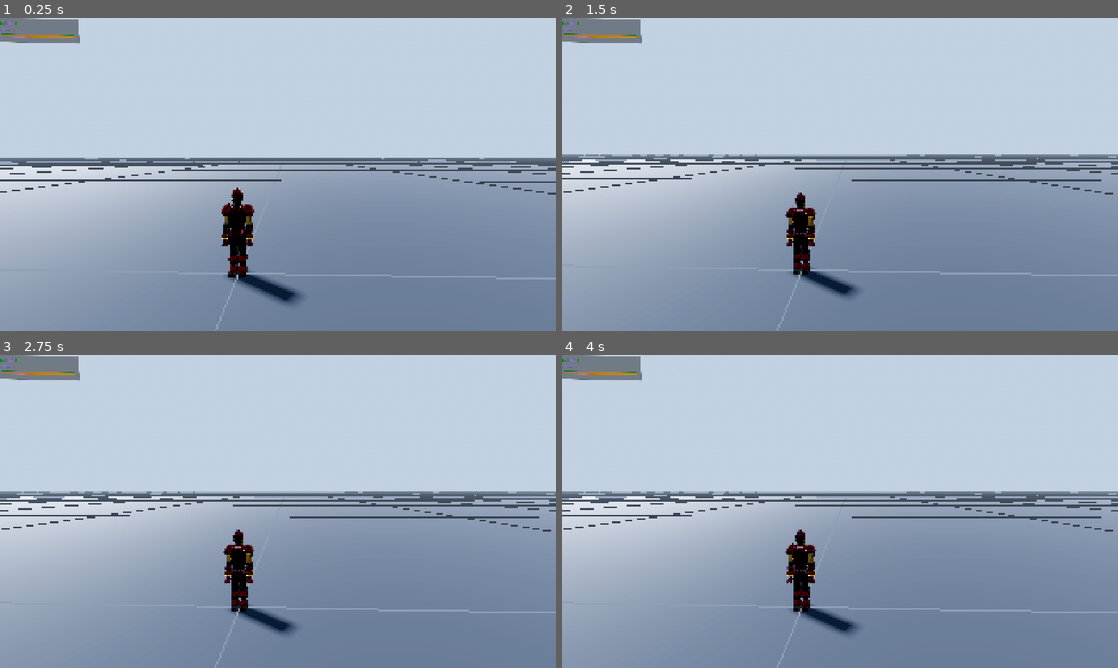
Above: before the commit, frames 1-4 (two rows, left to right).
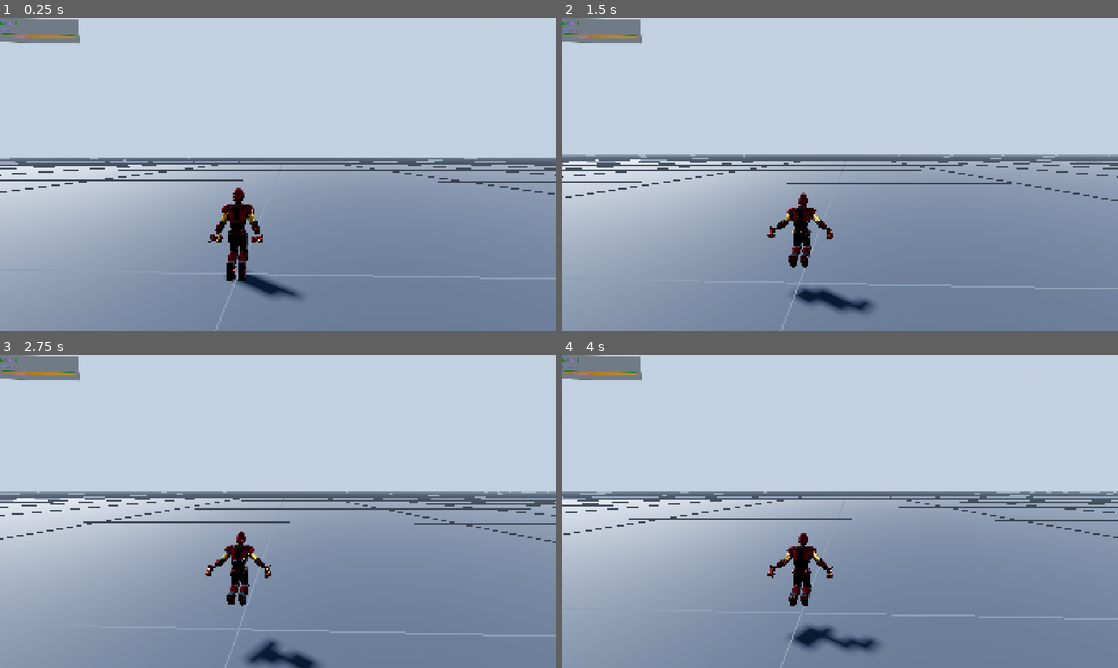
Above: after the commit, the same moments.

Repository: JerzySukiennik/mark-zero-godot
Game: Godot game, scene res://scenes/world/arena.tscn
Two runs of this game, one before a commit and one after it. Both use one fixed random seed, a clock stepped at 60 frames per second and the inputs below.
Inputs (mouse positions are in pixels of both pictures, inside the frame that each line leads up to):
- Up to frame 1 (0.25 s): no input
- Up to frame 2 (1.5 s): move the mouse to (962, 158) at 0.52 s; click (962, 158) at 0.67 s; drag from (728, 190) to (812, 237) at 1.27 s
- Up to frame 3 (2.75 s): move the mouse to (333, 442) at 2.02 s; click (333, 442) at 2.17 s
- Up to frame 4 (4 s): drag from (812, 574) to (673, 464) at 2.77 s; move the mouse to (1006, 558) at 3.52 s; click (1006, 558) at 3.67 s

The runs differ from the first frame. In frame 1, 1.5% of the frame differs, in the area x 0-100%, y 44-92%; in frame 2, 6.6%; in frame 3, 6.6%, in the area x 0-100%, y 43-100%; in frame 4, 6.2%.

Commit message:
Hovering is a fight the suit is winning, not a levitation
It hung in the air like a statue on an invisible pole. Jurek, with a reference clip:
"teraz w grze po prostu lewituje, a powinien być żywy i korygować."

The fix is not to animate a wobble. A sine wave reads as mechanical precisely because
nothing causes it, and the eye is very good at telling driven motion from decorative
motion. So the suit is DISTURBED and then CORRECTS: a slow wandering force pushes it off
station and an under-damped servo pushes back, arriving with something left over and
having to come back again. What you see is the argument between them, which has a
different shape and rhythm from the sines underneath it.

The arms answer the servo, not a timer. poses.gd reads the correction being applied this
instant and swings the shoulders, elbows, hips and neck off it, so the limbs move BECAUSE
the body was pushed. They swing WITH the correction rather than bracing against it: a
stabilised aircraft points its thrust where it needs to go, and the palms here are the
control surfaces.

Three real bugs found on the way, all by the test rather than by looking:

Hovering required the suit to already be slow, which never happened — let go of the stick
in mid-air and it falls, falling is not slow, so the stabiliser never engaged. Hovering is
now the default airborne state: stopping in the air is the entire point of the machine.

Position error alone cannot hold anything up. Gravity is applied after the servo and won
every time, so the first version sank steadily while faithfully correcting its horizontal
position. It now carries its own weight and corrects around that, and only the correction
is published to the poses — otherwise the arms would lean permanently because the suit is
holding itself up.

And the one that hid the other two: Vector3 is a VALUE type in GDScript, so `_hover` took
the force vector, added to it, and edited a copy that was discarded on return. The
stabiliser ran, published corrections, moved the arms, and applied no force whatsoever.
The suit fell 119 m in fifteen seconds while pretending to hold station. It returns the
force now.

Measured: wanders 0.64 x 1.31 x 1.24 m, ends 0.69 m from where it started, 3.74 degrees
of shoulder answering the corrections.

Co-Authored-By: Claude Opus 5 <noreply@anthropic.com>

Diff:
--- a/game/scripts/flight/flight_model.gd
+++ b/game/scripts/flight/flight_model.gd
@@ -64,6 +64,37 @@
 var boost_active := 0.0
 var _boost_t := 0.0
 var ground_y := 0.0                ## set by the owner each step from the world
+
+## ---- HOVERING IS A FIGHT, NOT A STATE ----------------------------------------------
+##
+## A suit parked in the air reads as levitating — a statue on an invisible pole — because
+## nothing is happening to it. Jurek: "teraz w grze po prostu lewituje, a powinien być żywy
+## i korygować."
+##
+## The cure is NOT to animate a wobble. A sine wave looks mechanical precisely because
+## nothing causes it, and the eye is very good at telling a driven motion from a decorative
+## one. So the suit is DISTURBED and then CORRECTS: a slow wandering force pushes it off
+## station, a servo pushes back, and the servo is deliberately under-damped so it overshoots
+## slightly and has to come back. The visible result is a machine holding its place by
+## working at it, which is what the reference footage shows and what a real stabilised
+## aircraft does.
+##
+## Everything downstream gets this for free: poses.js reads the correction the servo is
+## applying and swings the arms to counter it, so the limbs move BECAUSE the body was pushed.
+var hover_anchor := Vector3.ZERO
+var hover_active := false
+## The force the stabiliser is applying right now, body axes, normalised roughly to -1..1.
+## The pose system drives the arms off this.
+var hover_correction := Vector3.ZERO
+var _turb_t := 0.0
+
+## How far it is allowed to wander before the servo really insists, in metres.
+const HOVER_SLACK := 0.55
+## Under-damped on purpose: at 1.0 it would glide to a stop and look dead again.
+const HOVER_DAMPING := 0.55
+const HOVER_STIFFNESS := 3.2
+## How hard the air pushes it around while hovering.
+const TURBULENCE := 1.35
 
 ## Derived drag constants, rebuilt whenever the armour changes.
 var _k_fwd := 0.0
@@ -189,6 +220,9 @@
 		var lift := _lift_k * rho * vmag * vmag * sin(2.0 * alpha) * (fwd_comp / vmag)
 		f.y += clampf(lift, -3.0 * spec.mass * G, 3.0 * spec.mass * G)
 
+	# ---- station keeping, while hovering -------------------------------------------------
+	f += _hover(delta, cmd)
+
 	# ---- integrate ----------------------------------------------------------------------
 	var world_f := basis_ * f
 	world_f.y -= G * spec.mass
@@ -198,6 +232,71 @@
 	velocity += accel * delta
 	position += velocity * delta
 	_resolve_ground()
+
+## Hold a point in the air, badly enough to be interesting.
+## RETURNS the force to add, rather than taking `f` and modifying it. Vector3 is a VALUE
+## type in GDScript, so a function that takes one and adds to it is quietly editing a copy
+## that is discarded on return — the stabiliser ran correctly, published its corrections,
+## moved the arms, and applied exactly no force at all. The suit fell 119 m in fifteen
+## seconds while faithfully pretending to hold station.
+func _hover(delta: float, cmd: Dictionary) -> Vector3:
+	var asking: float = absf(cmd.get("thrust", 0.0)) + absf(cmd.get("lateral", 0.0)) \
+		+ absf(cmd.get("vertical", 0.0)) + absf(cmd.get("retro", 0.0))
+	# HOVERING IS THE DEFAULT AIRBORNE STATE, not a special slow-speed case.
+	#
+	# The first cut required the suit to already be slow, which never happened: let go of the
+	# stick in mid-air and it fell, and falling is not slow, so the stabiliser never engaged
+	# and it dropped 119 m in fifteen seconds. That is a helicopter losing power, not Iron
+	# Man. In every reference he stops and STAYS — stopping in the air is the whole point of
+	# the machine.
+	#
+	# So: airborne and not being asked to go anywhere means hold station, whatever the
+	# current speed. The auto-brake kills the speed and this holds what is left.
+	var want := not grounded and asking < 0.15
+	if not want:
+		hover_active = false
+		hover_correction = hover_correction.lerp(Vector3.ZERO, 1.0 - exp(-delta / 0.25))
+		return Vector3.ZERO
+	if not hover_active:
+		hover_active = true
+		hover_anchor = position
+
+	_turb_t += delta
+	# Three incommensurate frequencies per axis. This is the DISTURBANCE, not the motion —
+	# what you actually see is the servo's answer to it, which is a different shape and a
+	# different rhythm from the sines that caused it.
+	var turb := Vector3(
+		sin(_turb_t * 0.41) * 0.6 + sin(_turb_t * 1.13 + 2.0) * 0.4,
+		sin(_turb_t * 0.29 + 1.1) * 0.7 + sin(_turb_t * 0.87) * 0.3,
+		sin(_turb_t * 0.53 + 0.4) * 0.6 + sin(_turb_t * 1.31 + 3.3) * 0.4
+	) * TURBULENCE
+
+	# The servo. Spring towards the anchor, damped — but under-damped, so it arrives with
+	# something left over and has to come back. That overshoot is the whole effect.
+	var err := hover_anchor - position
+	# Inside the slack it barely tries, which is what stops it looking magnetically pinned.
+	var pull := err * HOVER_STIFFNESS
+	if err.length() < HOVER_SLACK:
+		pull *= err.length() / HOVER_SLACK
+	var servo := pull - velocity * HOVER_DAMPING * 2.0
+
+	# CARRY THE WEIGHT. Position error alone cannot hold anything up — gravity is applied
+	# after this and would win every time, which is why the first version sank while
+	# faithfully correcting its horizontal position. The stabiliser has to lift as well as
+	# steer, so it cancels its own weight and then corrects around that.
+	var hold := Vector3(0, G * spec.mass, 0)
+	var world_extra := hold + (turb + servo) * spec.mass * 0.45
+	# Handed back in body axes, because `f` is a body-frame force at this point.
+	var body_extra := basis_.inverse() * world_extra
+
+	# Published for the pose system, roughly normalised so the arms' response is the same
+	# size whichever armour is worn.
+	# Only the CORRECTION is published, not the weight it is carrying: the arms should answer
+	# the wobble, not lean permanently because the suit is holding itself up.
+	var corr_world := (turb + servo) * 0.45
+	hover_correction = hover_correction.lerp(
+		basis_.inverse() * corr_world / 9.0, 1.0 - exp(-delta / 0.08))
+	return body_extra
 
 func _rotate(delta: float, cmd: Dictionary) -> void:
 	var look: Vector2 = cmd.get("look", Vector2.ZERO)
--- a/game/scripts/flight/poses.gd
+++ b/game/scripts/flight/poses.gd
@@ -134,6 +134,38 @@
 	rig.add_offset("piv_neck", Y_AX, clampf(-look.x * 6.0, -0.30, 0.30))
 	rig.add_offset("piv_neck", X_AX, clampf(look.y * 4.0, -0.22, 0.22))
 
+	# HOLDING STATION. The flight model publishes what its stabiliser is doing this instant
+	# (see FlightModel._hover), and the limbs answer it. This is the difference between a
+	# suit that levitates and one that is visibly working to stay put: the arms move BECAUSE
+	# the body was pushed, on the body's rhythm, not on a timer of their own.
+	#
+	# Counter-intuitively the arms swing WITH the correction, not against it. A stabilised
+	# aircraft points its thrust where it needs to go, and a hovering man does the same with
+	# his hands — the palms are the control surfaces, so they lead the recovery rather than
+	# bracing against it.
+	var hov: float = blend["hover"]
+	if hov > 0.02:
+		var corr := model.hover_correction
+		var gain := hov * 0.55
+		# Sideways correction rolls both shoulders the same way — the whole body leans into
+		# the save, which is what makes it read as balance rather than as flapping.
+		rig.add_offset("piv_shoulderL", Z_AX, -corr.x * gain)
+		rig.add_offset("piv_shoulderR", Z_AX, -corr.x * gain)
+		# Fore-and-aft correction opens or closes the arms.
+		rig.add_offset("piv_shoulderL", X_AX, corr.z * gain * 0.8)
+		rig.add_offset("piv_shoulderR", X_AX, corr.z * gain * 0.8)
+		# Vertical is the palms: they are what is holding him up, so they take the load.
+		rig.add_offset("piv_elbowL", X_AX, -corr.y * gain * 0.5)
+		rig.add_offset("piv_elbowR", X_AX, -corr.y * gain * 0.5)
+		# The legs trail the save a beat later, which is what stops the whole body moving as
+		# one rigid piece.
+		rig.add_offset("piv_hipL", X_AX, corr.z * gain * 0.35)
+		rig.add_offset("piv_hipR", X_AX, corr.z * gain * 0.35)
+		# And the head stays level against it — a stabilised head on a moving body is the
+		# oldest trick there is for making something look alive rather than driven.
+		rig.add_offset("piv_neck", Z_AX, corr.x * gain * 0.6)
+		rig.add_offset("piv_neck", X_AX, -corr.z * gain * 0.4)
+
 	# THE IDLE. Correct and perfectly still is a statue. Three slow incommensurate wobbles
 	# cost nothing and keep the armour alive between manoeuvres; the frequencies are
 	# deliberately unrelated so it never settles into a visible loop.
--- /dev/null
+++ b/game/tools/test_hover.gd
@@ -0,0 +1,57 @@
+extends SceneTree
+## Does the suit HOLD STATION, or does it levitate?
+##
+## Levitating is easy to detect and was what the game did: position constant to the
+## millimetre, joints motionless. Holding station means wandering a little and correcting,
+## so the test asks for both — it must move, and it must not drift away.
+
+const SuitLoaderS := preload("res://scripts/suit/suit_loader.gd")
+const STEP := 1.0 / 120.0
+var bad := 0
+
+func _ok(c: bool, m: String) -> void:
+	if not c: bad += 1
+	print(("  ok    " if c else "  FAIL  ") + m)
+
+func _cmd() -> Dictionary:
+	return { thrust = 0.0, retro = 0.0, lateral = 0.0, vertical = 0.0,
+		look = Vector2.ZERO, roll = 0.0, boost = false, aiming = false, firing = false }
+
+func _initialize() -> void:
+	var node: Node3D = SuitLoaderS.load_suit("res://assets/suits/mk3.glb")
+	root.add_child(node)
+	var skel := SuitRig.new(); skel.index(node)
+	var poses := Poses.new()
+	var m := FlightModel.new()
+	m.set_armor("mk3")
+	m.position = Vector3(0, 120, 0)
+	m.velocity = Vector3.ZERO
+
+	var lo := Vector3(1e9, 1e9, 1e9)
+	var hi := -lo
+	var sh_lo := 999.0
+	var sh_hi := -999.0
+	var start := m.position
+	var engaged := false
+	for i in 1800:                       # 15 seconds of doing nothing
+		var c := _cmd()
+		m.step(STEP, c)
+		poses.update(STEP, m, c, skel)
+		skel.update_pose(STEP)
+		if m.hover_active: engaged = true
+		if i > 240:
+			lo = lo.min(m.position); hi = hi.max(m.position)
+			var a := 2.0 * atan2(skel.pivots["piv_shoulderL"].quaternion.x,
+				skel.pivots["piv_shoulderL"].quaternion.w) * 180.0 / PI
+			sh_lo = minf(sh_lo, a); sh_hi = maxf(sh_hi, a)
+
+	var wander := hi - lo
+	var drift := m.position.distance_to(start)
+	print("  pose while hovering: %s" % poses.current)
+	_ok(engaged and m.hover_active, "the stabiliser engaged and stayed engaged")
+	_ok(wander.length() > 0.08, "it wanders while holding station: %.2f x %.2f x %.2f m" %
+		[wander.x, wander.y, wander.z])
+	_ok(drift < 8.0, "but it does not float away (%.2f m from where it started)" % drift)
+	_ok(sh_hi - sh_lo > 0.8, "the arms answer the corrections: %.2f deg of shoulder" % (sh_hi - sh_lo))
+	print("ALL PASSED" if bad == 0 else "%d FAILED" % bad)
+	quit(1 if bad > 0 else 0)
Not shown, added: game/tools/test_hover.gd.uid
